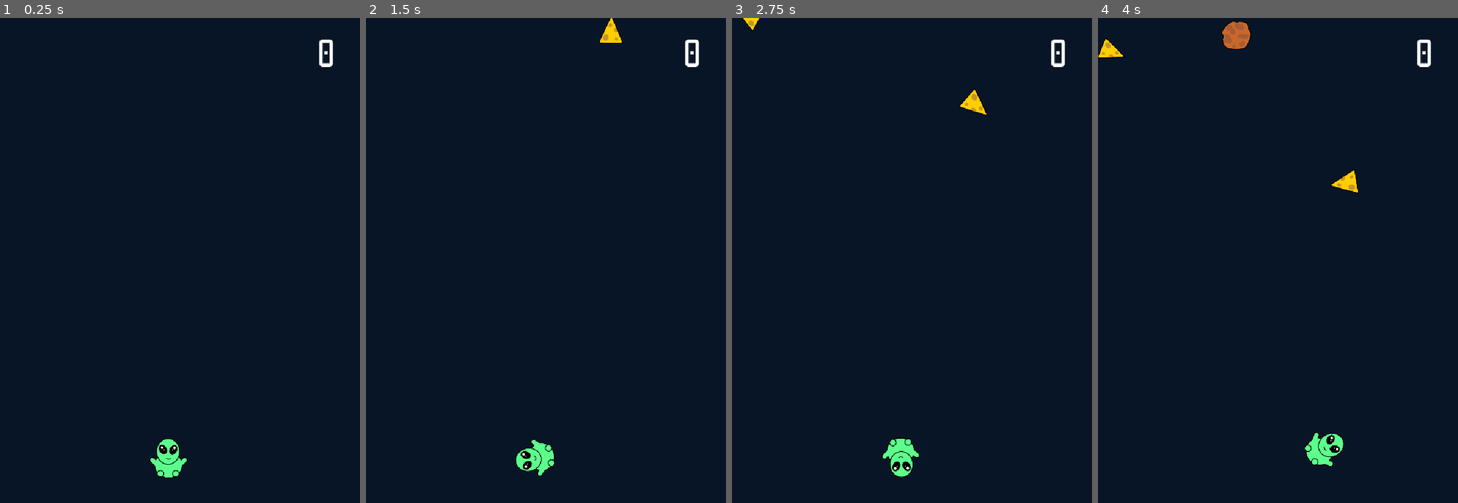
Above: before the commit, frames 1-4 (left to right).
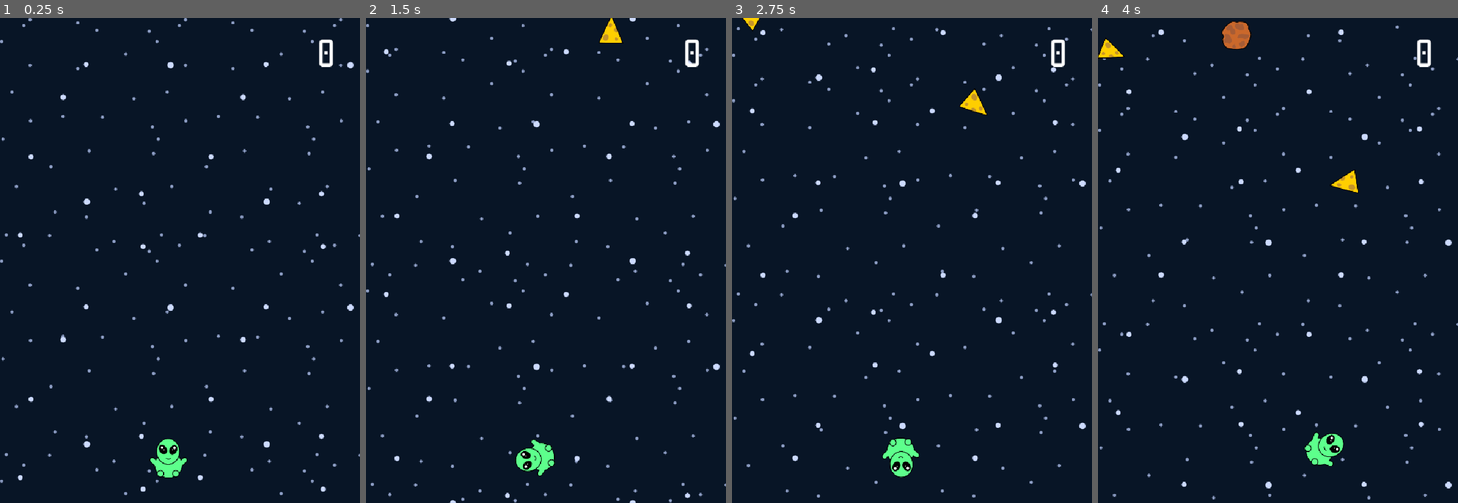
Above: after the commit, the same moments.

Repository: Trulle1234/Orion-game
Game: Godot game, scene res://scenes/level.tscn
Two runs of this game, one before a commit and one after it. Both use one fixed random seed, a clock stepped at 60 frames per second and the inputs below. Sound files missing from this copy of the repository are replaced by a short silence.
Inputs:
- Up to frame 1 (0.25 s): no input
- Up to frame 2 (1.5 s): tap Enter at 0.5 s; hold A (right) 0.53-1.28 s; tap Alt at 0.6 s; hold Down from 1.28 s (still down); tap Shift at 1.35 s
- Up to frame 3 (2.75 s): release Down at 2.03 s; hold A (right) from 2.03 s (still down); tap Alt at 2.1 s
- Up to frame 4 (4 s): release A (right) at 2.78 s; hold W (up) 2.78-3.53 s; tap Shift at 2.85 s; hold D (left) from 3.53 s (still down); tap Alt at 3.6 s

The runs differ from the first frame. In frame 1, 1.3% of the frame differs, in the area x 0-100%, y 0-99%; in frame 2, 1.3%; in frame 3, 1.3%, in the area x 0-100%, y 1-99%; in frame 4, 1.3%.

Commit message:
almost done

Diff:
--- /dev/null
+++ b/assets/stars_close.svg
@@ -0,0 +1,30 @@
+<?xml version="1.0" encoding="UTF-8" standalone="no"?>
+<!DOCTYPE svg PUBLIC "-//W3C//DTD SVG 1.1//EN" "http://www.w3.org/Graphics/SVG/1.1/DTD/svg11.dtd">
+<svg width="100%" height="100%" viewBox="0 0 380 512" version="1.1" xmlns="http://www.w3.org/2000/svg" xmlns:xlink="http://www.w3.org/1999/xlink" xml:space="preserve" xmlns:serif="http://www.serif.com/" style="fill-rule:evenodd;clip-rule:evenodd;stroke-linejoin:round;stroke-miterlimit:2;">
+    <g>
+        <g transform="matrix(2.033029,0,0,2.033029,104.481223,104.77949)">
+            <circle cx="14.236" cy="18.45" r="2.913" style="fill:white;"/>
+        </g>
+        <g transform="matrix(2.333692,0,0,2.333692,326.894518,31.363542)">
+            <circle cx="14.236" cy="18.45" r="2.913" style="fill:white;"/>
+        </g>
+        <g transform="matrix(1.826453,0,0,1.826453,272.713215,312.665593)">
+            <circle cx="14.236" cy="18.45" r="2.913" style="fill:white;"/>
+        </g>
+        <g transform="matrix(1.826453,0,0,1.826453,39.552086,234.297373)">
+            <circle cx="14.236" cy="18.45" r="2.913" style="fill:white;"/>
+        </g>
+        <g transform="matrix(1.826453,0,0,1.826453,16.680723,399.743289)">
+            <circle cx="14.236" cy="18.45" r="2.913" style="fill:white;"/>
+        </g>
+        <g transform="matrix(-1.820996,-0.019143,0.019143,-1.820996,327.714764,491.642329)">
+            <circle cx="14.236" cy="18.45" r="2.913" style="fill:white;"/>
+        </g>
+        <g transform="matrix(-2.333563,-0.024531,0.024531,-2.333563,215.969955,406.476478)">
+            <circle cx="14.236" cy="18.45" r="2.913" style="fill:white;"/>
+        </g>
+        <g transform="matrix(0.793257,1.645196,-1.645196,0.793257,200.786639,34.886722)">
+            <circle cx="14.236" cy="18.45" r="2.913" style="fill:white;"/>
+        </g>
+    </g>
+</svg>
--- /dev/null
+++ b/assets/stars_far.svg
@@ -0,0 +1,86 @@
+<?xml version="1.0" encoding="UTF-8" standalone="no"?>
+<!DOCTYPE svg PUBLIC "-//W3C//DTD SVG 1.1//EN" "http://www.w3.org/Graphics/SVG/1.1/DTD/svg11.dtd">
+<svg width="100%" height="100%" viewBox="0 0 328 464" version="1.1" xmlns="http://www.w3.org/2000/svg" xmlns:xlink="http://www.w3.org/1999/xlink" xml:space="preserve" xmlns:serif="http://www.serif.com/" style="fill-rule:evenodd;clip-rule:evenodd;stroke-linejoin:round;stroke-miterlimit:2;">
+    <g transform="matrix(1,0,0,1,-27.876785,-28.063532)">
+        <g transform="matrix(1.942645,0,0,1.942645,-28.694564,-39.339135)">
+            <g transform="matrix(0.6125,0,0,0.6125,22.185443,42.565035)">
+                <circle cx="14.236" cy="18.45" r="2.913" style="fill:white;"/>
+            </g>
+            <g transform="matrix(0.6125,0,0,0.6125,131.65698,124.867161)">
+                <circle cx="14.236" cy="18.45" r="2.913" style="fill:white;"/>
+            </g>
+            <g transform="matrix(0.6125,0,0,0.6125,80.184173,227.843528)">
+                <circle cx="14.236" cy="18.45" r="2.913" style="fill:white;"/>
+            </g>
+            <g transform="matrix(0.6125,0,0,0.6125,144.263745,259.956129)">
+                <circle cx="14.236" cy="18.45" r="2.913" style="fill:white;"/>
+            </g>
+            <g transform="matrix(-0.612466,-0.006438,0.006438,-0.612466,183.371573,127.28928)">
+                <circle cx="14.236" cy="18.45" r="2.913" style="fill:white;"/>
+            </g>
+            <g transform="matrix(-0.612466,-0.006438,0.006438,-0.612466,106.267929,146.686771)">
+                <circle cx="14.236" cy="18.45" r="2.913" style="fill:white;"/>
+            </g>
+            <g transform="matrix(-0.612466,-0.006438,0.006438,-0.612466,142.816668,52.983675)">
+                <circle cx="14.236" cy="18.45" r="2.913" style="fill:white;"/>
+            </g>
+            <g transform="matrix(-0.612466,-0.006438,0.006438,-0.612466,91.525492,276.171935)">
+                <circle cx="14.236" cy="18.45" r="2.913" style="fill:white;"/>
+            </g>
+            <g transform="matrix(-0.612466,-0.006438,0.006438,-0.612466,55.536553,222.95148)">
+                <circle cx="14.236" cy="18.45" r="2.913" style="fill:white;"/>
+            </g>
+            <g transform="matrix(-0.612466,-0.006438,0.006438,-0.612466,134.628456,184.136203)">
+                <circle cx="14.236" cy="18.45" r="2.913" style="fill:white;"/>
+            </g>
+            <g transform="matrix(-0.612466,-0.006438,0.006438,-0.612466,134.628456,184.136203)">
+                <circle cx="14.236" cy="18.45" r="2.913" style="fill:white;"/>
+            </g>
+            <g transform="matrix(-0.612466,-0.006438,0.006438,-0.612466,40.91622,171.379995)">
+                <circle cx="14.236" cy="18.45" r="2.913" style="fill:white;"/>
+            </g>
+            <g transform="matrix(-0.612466,-0.006438,0.006438,-0.612466,70.889983,151.351791)">
+                <circle cx="14.236" cy="18.45" r="2.913" style="fill:white;"/>
+            </g>
+            <g transform="matrix(-0.612466,-0.006438,0.006438,-0.612466,203.387424,157.98647)">
+                <circle cx="14.236" cy="18.45" r="2.913" style="fill:white;"/>
+            </g>
+            <g transform="matrix(-0.612466,-0.006438,0.006438,-0.612466,131.649608,256.012114)">
+                <circle cx="14.236" cy="18.45" r="2.913" style="fill:white;"/>
+            </g>
+            <g transform="matrix(-0.612466,-0.006438,0.006438,-0.612466,44.484289,275.331481)">
+                <circle cx="14.236" cy="18.45" r="2.913" style="fill:white;"/>
+            </g>
+            <g transform="matrix(-0.612466,-0.006438,0.006438,-0.612466,194.253911,241.173957)">
+                <circle cx="14.236" cy="18.45" r="2.913" style="fill:white;"/>
+            </g>
+            <g transform="matrix(-0.612466,-0.006438,0.006438,-0.612466,163.334232,225.730147)">
+                <circle cx="14.236" cy="18.45" r="2.913" style="fill:white;"/>
+            </g>
+            <g transform="matrix(-0.612466,-0.006438,0.006438,-0.612466,204.7406,187.036292)">
+                <circle cx="14.236" cy="18.45" r="2.913" style="fill:white;"/>
+            </g>
+            <g transform="matrix(0.266019,0.551716,-0.551716,0.266019,48.409645,96.124968)">
+                <circle cx="14.236" cy="18.45" r="2.913" style="fill:white;"/>
+            </g>
+            <g transform="matrix(0.266019,0.551716,-0.551716,0.266019,172.191278,54.742248)">
+                <circle cx="14.236" cy="18.45" r="2.913" style="fill:white;"/>
+            </g>
+            <g transform="matrix(0.266019,0.551716,-0.551716,0.266019,197.6115,30.116407)">
+                <circle cx="14.236" cy="18.45" r="2.913" style="fill:white;"/>
+            </g>
+            <g transform="matrix(0.266019,0.551716,-0.551716,0.266019,61.481266,23.718233)">
+                <circle cx="14.236" cy="18.45" r="2.913" style="fill:white;"/>
+            </g>
+            <g transform="matrix(0.266019,0.551716,-0.551716,0.266019,119.914906,70.422434)">
+                <circle cx="14.236" cy="18.45" r="2.913" style="fill:white;"/>
+            </g>
+            <g transform="matrix(0.266019,0.551716,-0.551716,0.266019,90.919962,177.266814)">
+                <circle cx="14.236" cy="18.45" r="2.913" style="fill:white;"/>
+            </g>
+            <g transform="matrix(0.266019,0.551716,-0.551716,0.266019,68.280075,66.854364)">
+                <circle cx="14.236" cy="18.45" r="2.913" style="fill:white;"/>
+            </g>
+        </g>
+    </g>
+</svg>
--- a/project.godot
+++ b/project.godot
@@ -18,6 +18,7 @@
 [autoload]
 
 Level="*uid://bi05uyjfoprbl"
+MusicPlayer="*uid://cp5enw2bpjy0g"
 
 [display]
 
--- /dev/null
+++ b/scenes/background.tscn
@@ -0,0 +1,28 @@
+[gd_scene format=3 uid="uid://beiljonam1wm4"]
+
+[ext_resource type="Texture2D" uid="uid://d0akckf4loogr" path="res://assets/stars_far.svg" id="1_y0upk"]
+[ext_resource type="Texture2D" uid="uid://dvxu7ale5sxwp" path="res://assets/stars_close.svg" id="2_y0upk"]
+
+[node name="Background" type="Node2D" unique_id=926372876]
+
+[node name="FarLayer" type="Parallax2D" parent="." unique_id=1872732656]
+repeat_size = Vector2(0, 1024)
+autoscroll = Vector2(0, 50)
+
+[node name="Far" type="TextureRect" parent="FarLayer" unique_id=962344821]
+modulate = Color(0.7411765, 0.8117647, 1, 0.73333335)
+offset_right = 760.0
+offset_bottom = 1024.0
+texture = ExtResource("1_y0upk")
+stretch_mode = 1
+
+[node name="CloseLayer" type="Parallax2D" parent="." unique_id=2037823058]
+repeat_size = Vector2(0, 1024)
+autoscroll = Vector2(0, 100)
+
+[node name="Close" type="TextureRect" parent="CloseLayer" unique_id=194250606]
+modulate = Color(0.79897815, 0.85446095, 0.99999875, 1)
+offset_right = 760.0
+offset_bottom = 1024.0
+texture = ExtResource("2_y0upk")
+stretch_mode = 1
--- a/scenes/level.tscn
+++ b/scenes/level.tscn
@@ -6,6 +6,8 @@
 [ext_resource type="PackedScene" uid="uid://iiqndf64vfv3" path="res://scenes/game_over.tscn" id="2_ppgk2"]
 [ext_resource type="FontFile" uid="uid://codtk20kky7st" path="res://assets/Unitblock.ttf" id="3_2r41h"]
 [ext_resource type="PackedScene" uid="uid://uw6etonaysuo" path="res://scenes/item_spawner.tscn" id="4_mx8sn"]
+[ext_resource type="PackedScene" uid="uid://beiljonam1wm4" path="res://scenes/background.tscn" id="7_klq6b"]
+[ext_resource type="Script" uid="uid://cp5enw2bpjy0g" path="res://scripts/music_player.gd" id="8_b121j"]
 
 [sub_resource type="SegmentShape2D" id="SegmentShape2D_mx8sn"]
 b = Vector2(0, 1024)
@@ -30,6 +32,12 @@
 horizontal_alignment = 2
 script = ExtResource("2_mx8sn")
 
+[node name="ItemSpawner" parent="." unique_id=11656450 instance=ExtResource("4_mx8sn")]
+z_index = 1
+
+[node name="Player" parent="." unique_id=1884810237 instance=ExtResource("1_u52ul")]
+position = Vector2(356, 929)
+
 [node name="Border" type="StaticBody2D" parent="." unique_id=1946682344]
 collision_layer = 2
 
@@ -49,8 +57,11 @@
 position = Vector2(0, 1064)
 shape = SubResource("SegmentShape2D_ppgk2")
 
-[node name="Player" parent="." unique_id=1884810237 instance=ExtResource("1_u52ul")]
-position = Vector2(356, 929)
+[node name="Background" parent="." unique_id=926372876 instance=ExtResource("7_klq6b")]
+z_index = -1
 
-[node name="ItemSpawner" parent="." unique_id=11656450 instance=ExtResource("4_mx8sn")]
-z_index = 1
+[node name="MusicPlayer" type="AudioStreamPlayer2D" parent="." unique_id=648865927]
+position = Vector2(383, 464)
+max_distance = 4096.0
+attenuation = 1e-05
+script = ExtResource("8_b121j")
--- a/scripts/level.gd
+++ b/scripts/level.gd
@@ -3,13 +3,11 @@
 var scroll_speed = 100
 
 var score = 0
-var junk_part = 0.2
+var junk_part = 0.3
 
 var game_over = false
 
 func restart():
-	print("adasd")
-
 	get_tree().change_scene_to_file("res://scenes/level.tscn")
 
 	scroll_speed = 100
--- /dev/null
+++ b/scripts/music_player.gd
@@ -0,0 +1,30 @@
+extends AudioStreamPlayer2D
+
+const MUSIC = [
+	"res://assets/rossini.mp3",
+	"res://assets/vivaldi.mp3"
+]
+
+func _ready() -> void:
+	randomize()
+
+	if not finished.is_connected(_on_music_finished):
+		finished.connect(_on_music_finished)
+
+	play_random_music()
+
+func play_random_music() -> void:
+	if playing:
+		stop()
+
+	var path = MUSIC[randi() % MUSIC.size()]
+	stream = load(path) as AudioStream
+
+	var length := stream.get_length()
+	var max_start = max(length - 30.0, 0.0)
+	var start_pos = randf_range(0.0, max_start)
+
+	play(start_pos)
+
+func _on_music_finished() -> void:
+	play_random_music()
--- a/scripts/player.gd
+++ b/scripts/player.gd
@@ -2,7 +2,7 @@
 
 const MAX_SPEED = 300.0
 const ACCEL = 500.0
-const FRICTION = 40.0
+var friction = 40.0
 const BOUNCE_FACTOR = 0.9
 
 const MAX_TURN_SPEED = 3.0
@@ -31,6 +31,8 @@
 func player_movement(delta: float) -> void:
 	if !Level.game_over:
 		get_input()
+	else:
+		friction = 100
 
 	var target_turn_velocity = turn_input * MAX_TURN_SPEED
 	var turn_step = TURN_ACCEL if turn_input != 0.0 else TURN_DECEL
@@ -47,8 +49,8 @@
 		velocity += forward * move_input * ACCEL * delta
 		velocity = velocity.limit_length(MAX_SPEED)
 	else:
-		if velocity.length() > FRICTION * delta:
-			velocity -= velocity.normalized() * FRICTION * delta
+		if velocity.length() > friction * delta:
+			velocity -= velocity.normalized() * friction * delta
 		else:
 			velocity = Vector2.ZERO
 
Not shown, added: assets/rossini.mp3.import
Not shown, added: assets/stars_close.svg.import
Not shown, added: assets/stars_far.svg.import
Not shown, added: assets/vivaldi.mp3.import
Not shown, added: export_presets.cfg
Not shown, added: scripts/music_player.gd.uid
Not shown, added: assets/rossini.mp3
Not shown, added: assets/vivaldi.mp3
